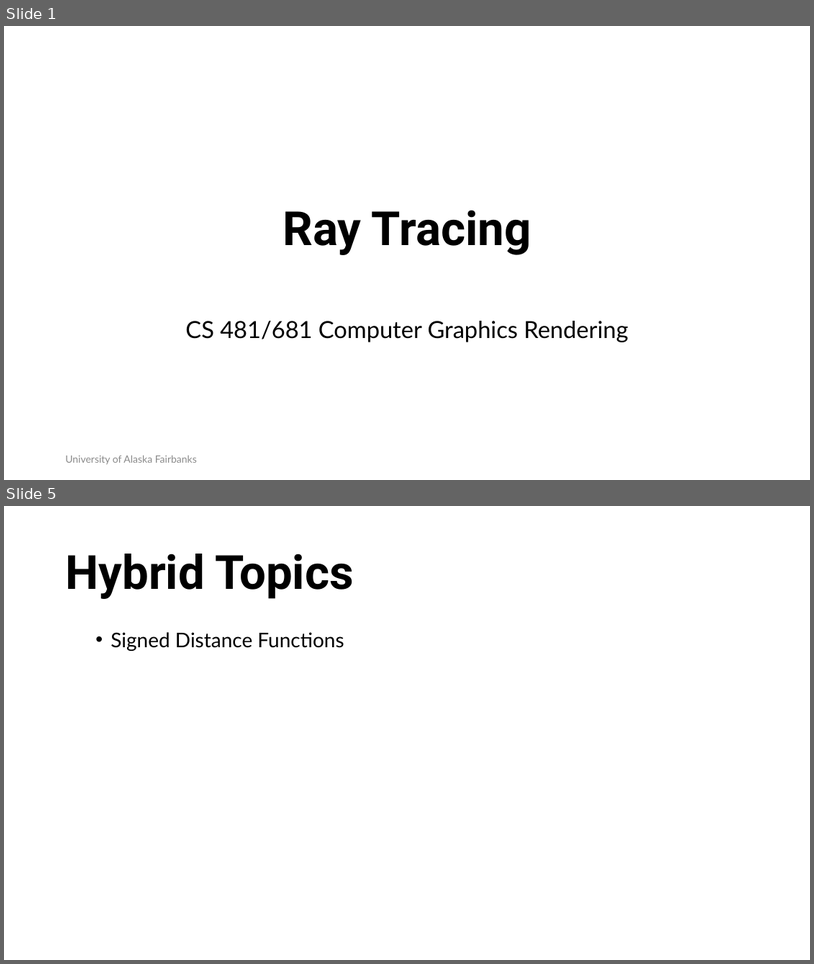
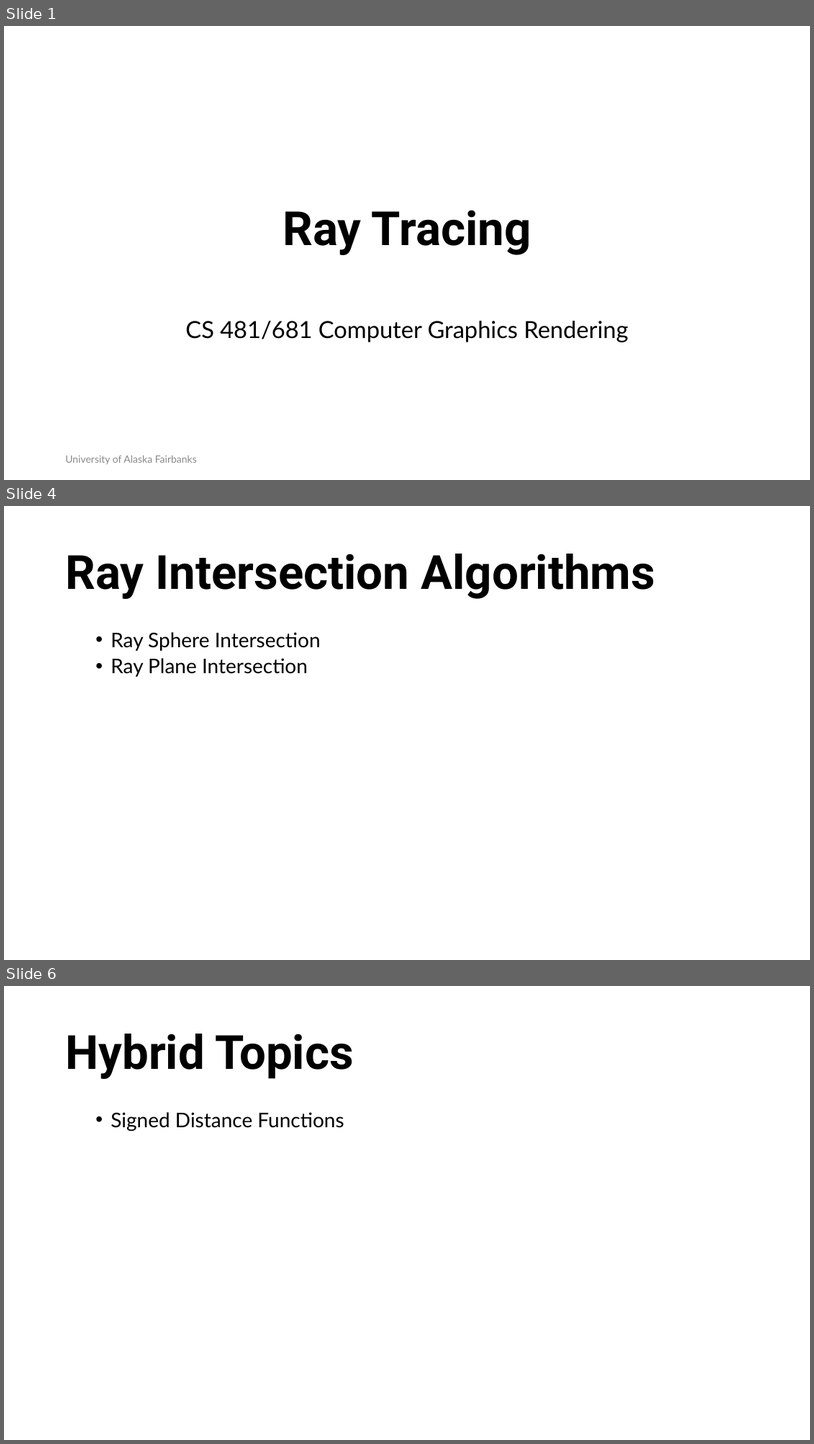
Before and after one commit to RahidZaman/cs481681-cgr, a slide deck: slides/pptx/week03.pptx. Shown one above the other, each under a label of ours: slides 1 and 5 before the commit, slides 1, 4 and 6 after it; the slides between them are not shown. The pictures are 814x964 and 814x1444 pixels, drawn with LibreOffice and Linux fonts; fonts in the diff are those of the drawing; background and template pictures are left out. Boxes give left, top, right and bottom in pixels: in the first picture for what was removed or moved away, otherwise in the second. Text is boxed around its words. In the diff, an @@ line names an element or a change of style, - is before the commit and + after.

```diff
--- a/slides/pptx/week03.pptx
+++ b/slides/pptx/week03.pptx
@@ slide 4 added at box(4, 506, 810, 960), background #FFFFFF @@
@@ title added at box(65, 554, 656, 599), 56 pt, text #000000, bold @@
+Ray Intersection Algorithms
@@ text added at box(111, 632, 321, 677), 24 pt, text #000000 @@
+  • Ray Sphere Intersection
+  • Ray Plane Intersection
@@ what was slide 5 is now slide 6 @@
```
Also in this commit, not shown: 1 slide changed, 2 other slides added, 2 slides removed, 12 other files.
